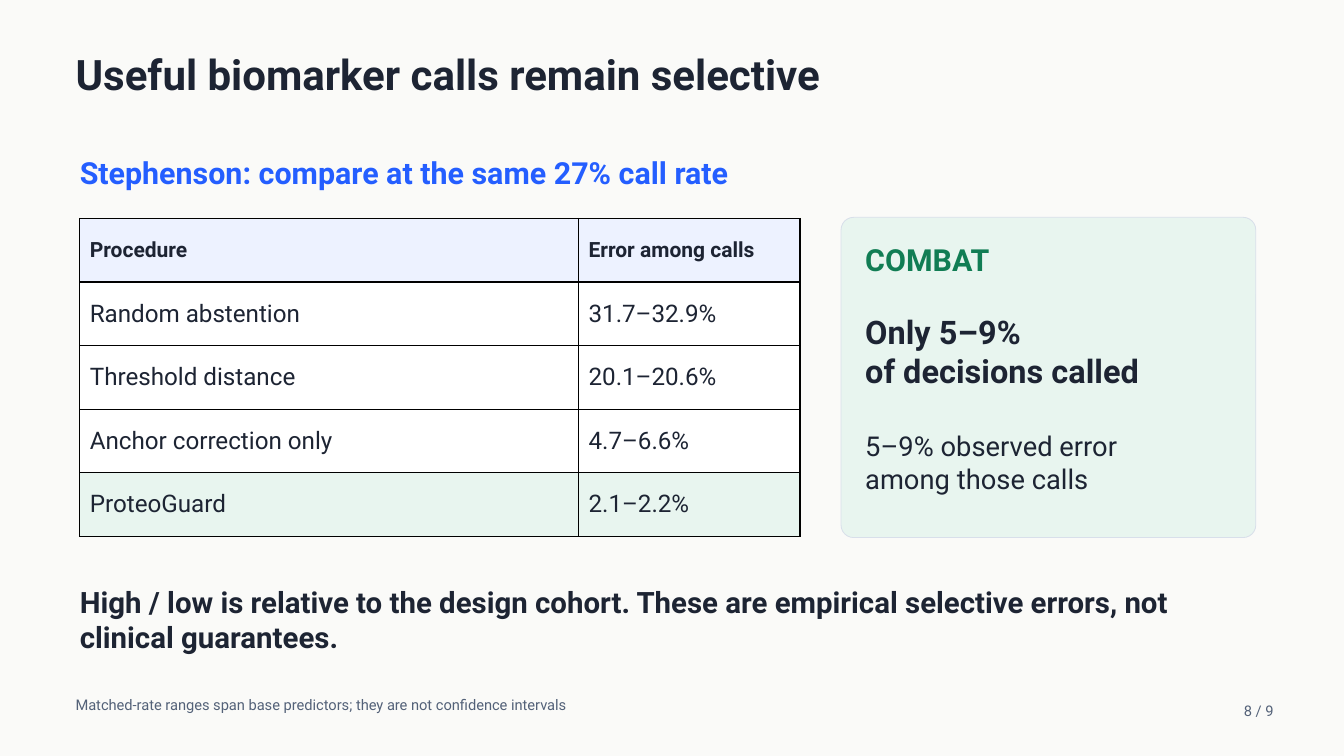
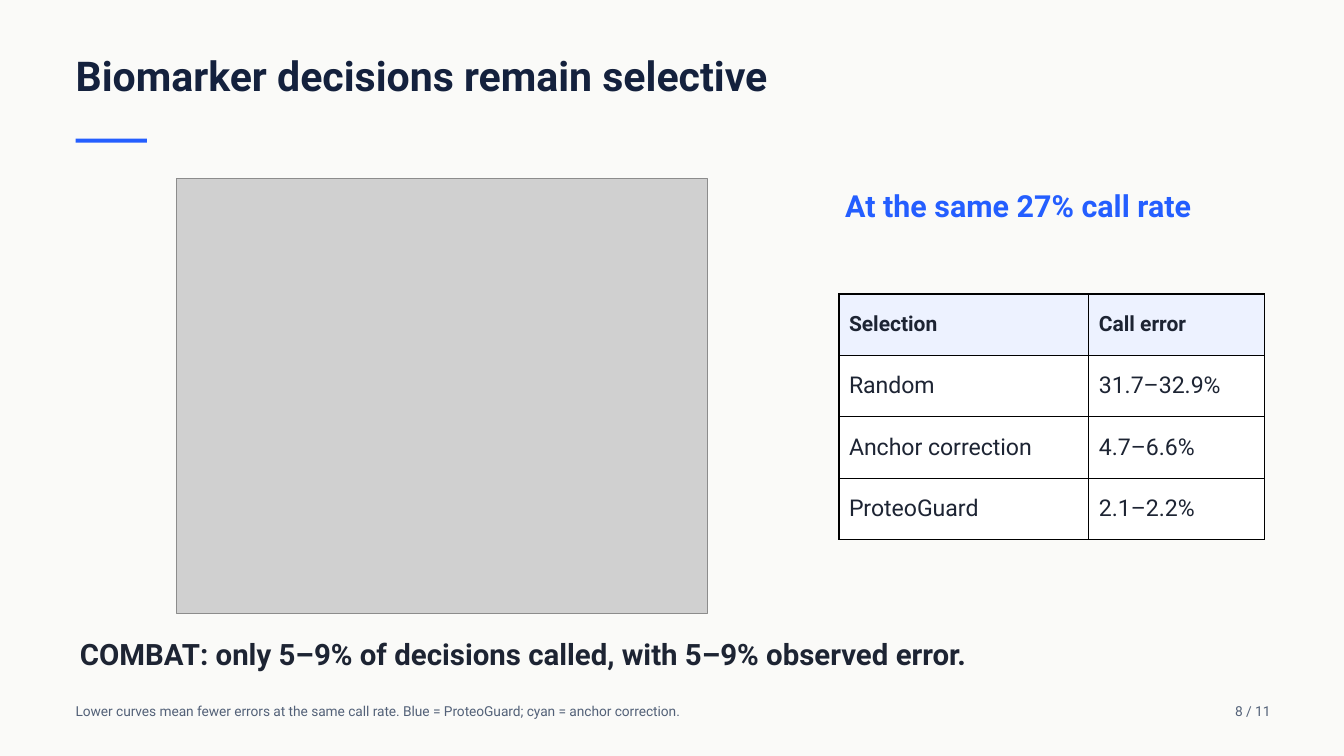
Before and after one commit to nazirad19/proteoguard, a slide deck: slide 8 of deliverables/ProteoGuard_Final_Project.pptx. Drawn at 1344x756 pixels with LibreOffice and Linux fonts; fonts in the diff are those of the drawing; grey boxes stand for pictures. Boxes give left, top, right and bottom in pixels: in the first picture for what was removed or moved away, otherwise in the second. Text is boxed around its words. In the diff, an @@ line names an element or a change of style, - is before the commit and + after.

Commit message:
Update course report and slides with illustrated study design
Align deliverables with the six assessment criteria, clarify evidence and limitations, and add Word/PDF reports and figure provenance. Preserve reported experimental results; no retraining or rescoring.

```diff
--- a/deliverables/ProteoGuard_Final_Project.pptx
+++ b/deliverables/ProteoGuard_Final_Project.pptx
@@ text at box(76, 60, 767, 92): text changed; size 30 to 29.2 pt; text colour #1D2433 to #14213D @@
-Useful biomarker calls remain selective
+Biomarker decisions remain selective
@@ rectangle added at box(76, 139, 147, 143), fill #245EFF @@
@@ picture added at box(176, 178, 707, 613) @@
@@ text at box(845, 194, 1191, 218): text changed @@
-Stephenson: compare at the same 27% call rate
+At the same 27% call rate
@@ rounded rectangle removed at box(841, 218, 1255, 538) @@
@@ text removed at box(865, 249, 989, 272) @@
-COMBAT
@@ table at box(839, 294, 1264, 540) @@
-row 1: Procedure | Error among calls
-row 2: Random abstention | 31.7–32.9%
-row 3: Threshold distance | 20.1–20.6%
-row 4: Anchor correction only | 4.7–6.6%
+row 1: Selection | Call error
+row 2: Random | 31.7–32.9%
+row 3: Anchor correction | 4.7–6.6%
@@ table: place and size @@
-table at box(80, 219, 801, 537)
+table at box(839, 294, 1264, 540)
@@ text removed at box(865, 435, 1117, 495) @@
-5–9% observed error
-among those calls
@@ text removed at box(80, 591, 1168, 654) @@
-High / low is relative to the design cohort. These are empirical selective errors, not clinical guarantees.
@@ text at box(80, 642, 966, 672): text changed; size 23.2 to 21 pt @@
-Only 5–9%
-of decisions called
+COMBAT: only 5–9% of decisions called, with 5–9% observed error.
@@ text removed at box(76, 699, 566, 713) @@
-Matched-rate ranges span base predictors; they are not confidence intervals
@@ text added at box(76, 705, 680, 719), 9.8 pt, text #536178 @@
+Lower curves mean fewer errors at the same call rate. Blue = ProteoGuard; cyan = anchor correction.
@@ text at box(1235, 706, 1270, 716): text changed; size 10.5 to 9.8 pt @@
-8 / 9
+8 / 11
```
Also in this commit, not shown: 1 other slide changed, 16 slides added, 11 slides removed, 10 other files.
